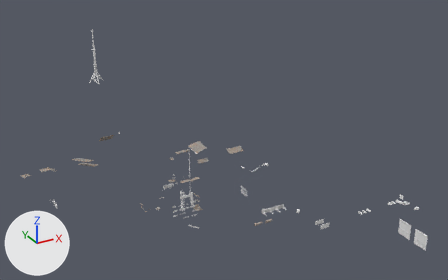
Before and after pictures for a commit that changed the FBX model Assets/Environment/Unique/Scene_A/SM_Scene_A_Metal02.fbx.
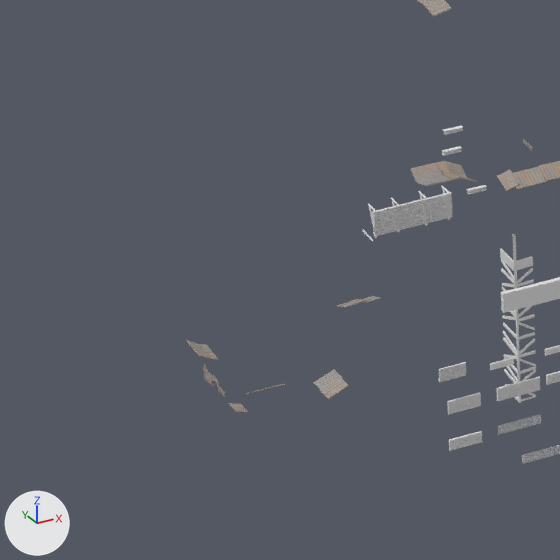
Old and new are each drawn whole from a 50 mm camera at (-287.0, -652.0, 339.0) aimed at (48.0, -44.0, 34.0) and again close up on the part from 26% to 42% of the width and 56% to 83% of the height. Every picture has the same lights, and +X, +Y and +Z are marked at lower left. Where no turn or scale is listed for an object, it has been applied to the vertices.

Objects in the first close-up: 'SM_Scene_A_Metal02'.
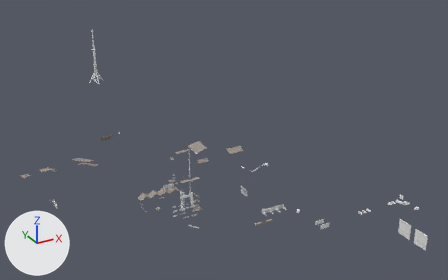
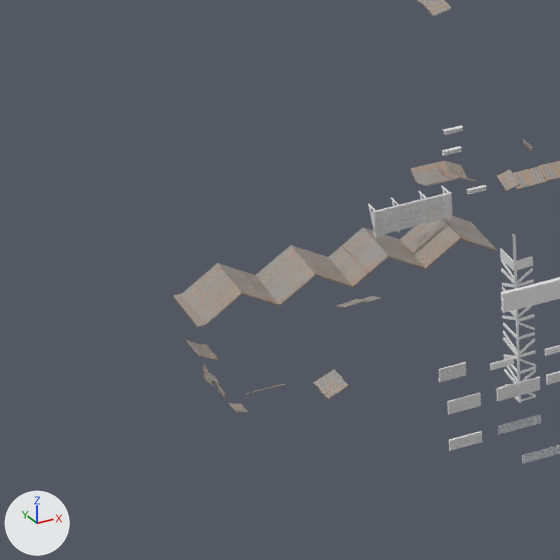
What differs and where, as boxes (x1, y1, x2, y2) in the close-ups (560 x 560 px):
'SM_Scene_A_Metal02', reshaped: before (186, 0, 560, 464); after (173, 0, 560, 464)
part 1 of me_cube_214, added: after (173, 210, 498, 327)

The change, as a diff of the scene's bpy script:
```diff
--- a/Assets/Environment/Unique/Scene_A/SM_Scene_A_Metal02.fbx.py
+++ b/Assets/Environment/Unique/Scene_A/SM_Scene_A_Metal02.fbx.py
@@ me_cube_214 @@
 # used by ob_sm_scene_a_metal02; location = (0.0, 0.0, 0.0)
-me_cube_214.from_pydata(...)  # 7148 vertices, 6378 faces; spans x -174.0..225.0, y -221.0..169.0, z -78.0..168.0
+me_cube_214.from_pydata(...)  # 7188 vertices, 6416 faces; spans x -174.0..225.0, y -221.0..169.0, z -78.0..168.0
+# me_cube_214 part 1: a new loose piece of 40 vertices spanning x -36.0..22.0, y 34.0..46.0, z -66.0..-61.0, in mat_toles (picture img_t_toles00_bc_jpg)
 me_cube_214.materials.append(mat_toles)
```
